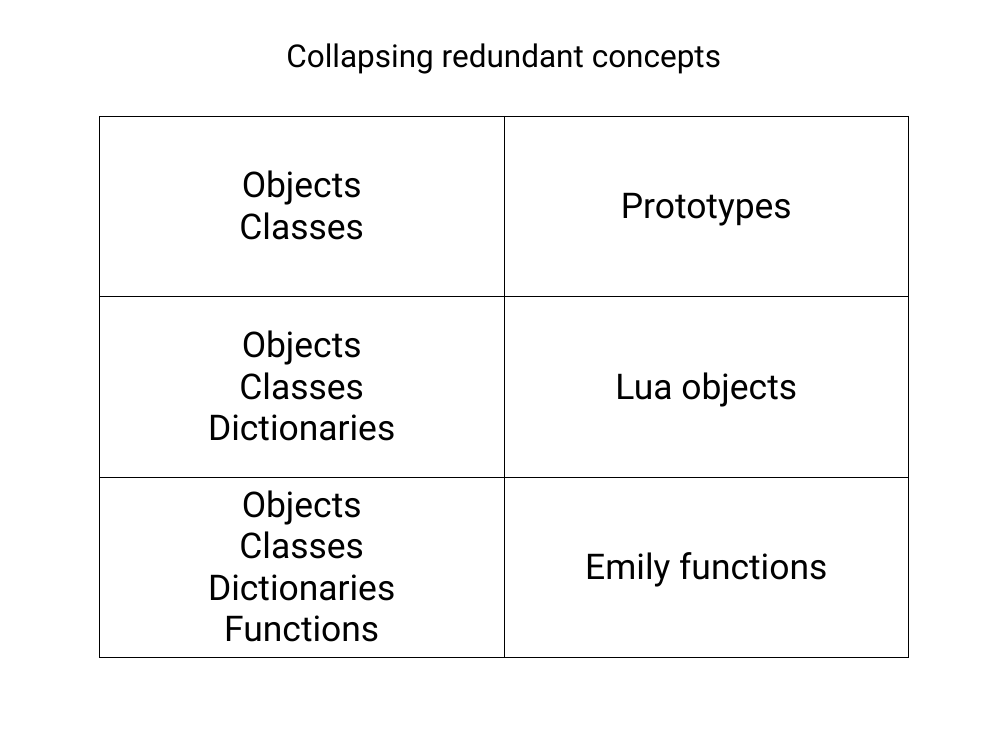
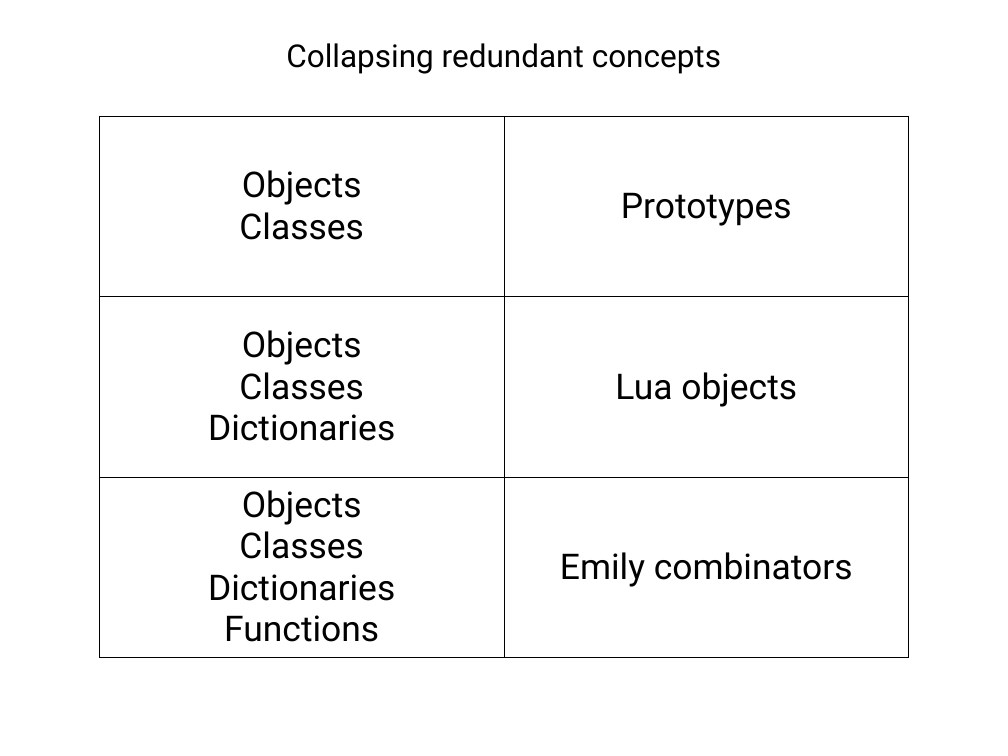
Before and after one commit to degoes-consulting/lambdaconf-2015, a slide deck: slide 34 of speakers/mcclure/IntroducingEmily0515_PPT.ppt (slide 31 before the commit). Drawn at 1008x756 pixels with LibreOffice and Linux fonts; fonts in the diff are those of the drawing. Boxes give left, top, right and bottom in pixels: in the first picture for what was removed or moved away, otherwise in the second. Text is boxed around its words. In the diff, an @@ line names an element or a change of style, - is before the commit and + after.

```diff
--- a/speakers/mcclure/IntroducingEmily0515_PPT.ppt
+++ b/speakers/mcclure/IntroducingEmily0515_PPT.ppt
@@ table at box(99, 116, 909, 658) @@
-row 3, column 2: Emily functions
+row 3, column 2: Emily combinators
```
Also in this commit, not shown: 13 other slides changed, 5 slides added, 2 other files.
